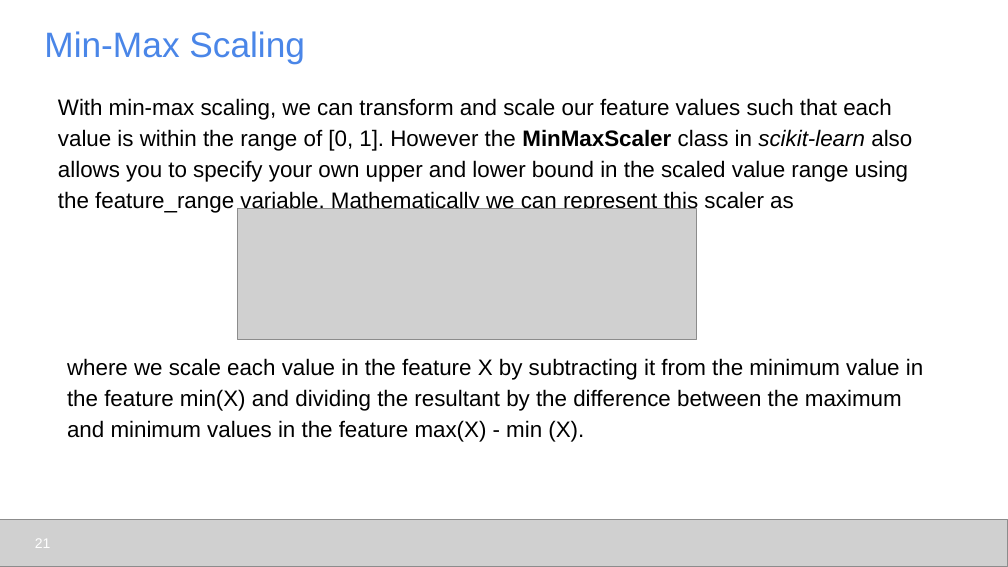
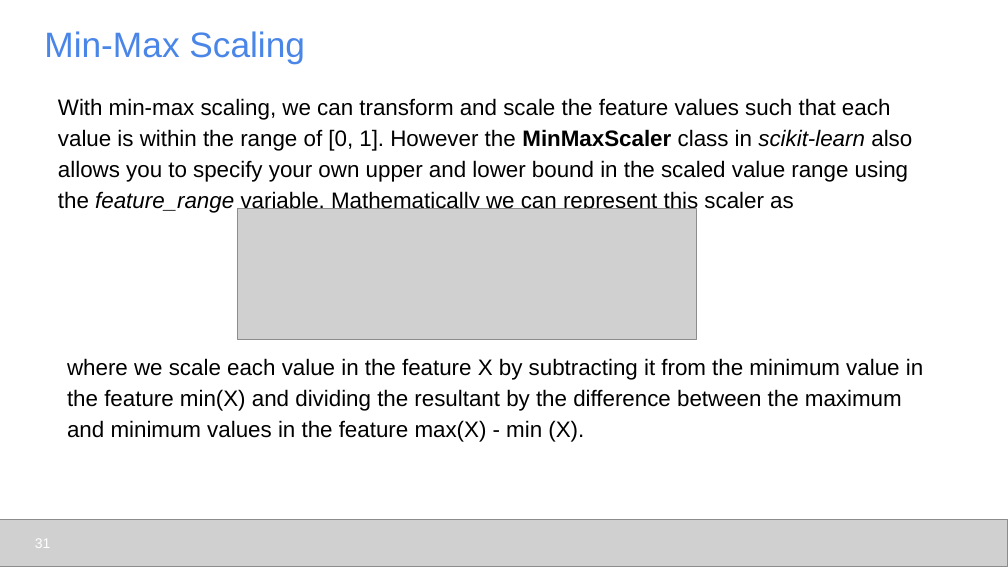
Before and after one commit to udel-cbcb/al_ml_workshop, a slide deck: slide 31 of Day_3/Lectures/Day_3_Lecture_Feature_Engineering_Scaling_Selection.pptx (slide 21 before the commit). Drawn at 1008x567 pixels with LibreOffice and Linux fonts; fonts in the diff are those of the drawing; grey boxes stand for pictures. Boxes give left, top, right and bottom in pixels: in the first picture for what was removed or moved away, otherwise in the second. Text is boxed around its words. In the diff, an @@ line names an element or a change of style, - is before the commit and + after.

```diff
--- a/Day_3/Lectures/Day_3_Lecture_Feature_Engineering_Scaling_Selection.pptx
+++ b/Day_3/Lectures/Day_3_Lecture_Feature_Engineering_Scaling_Selection.pptx
@@ text at box(58, 98, 912, 213): text changed @@
-With min-max scaling, we can transform and scale our feature values such that each value is within the range of [0, 1]. However the MinMaxScaler class in scikit-learn also allows you to specify your own upper and lower bound in the scaled value range using the feature_range variable. Mathematically we can represent this scaler as
+With min-max scaling, we can transform and scale the feature values such that each value is within the range of [0, 1]. However the MinMaxScaler class in scikit-learn also allows you to specify your own upper and lower bound in the scaled value range using the feature_range variable. Mathematically we can represent this scaler as
```
Also in this commit, not shown: 13 other slides changed, 11 slides added, 4 slides removed, 8 other files.
